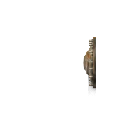
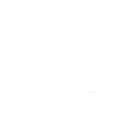
Layered file, before and after one edit (128×128). Changes by layer:
painted on "Layer 2" over [83, 37, 96, 91]
hid "Layer 1" over [83, 37, 96, 95]
